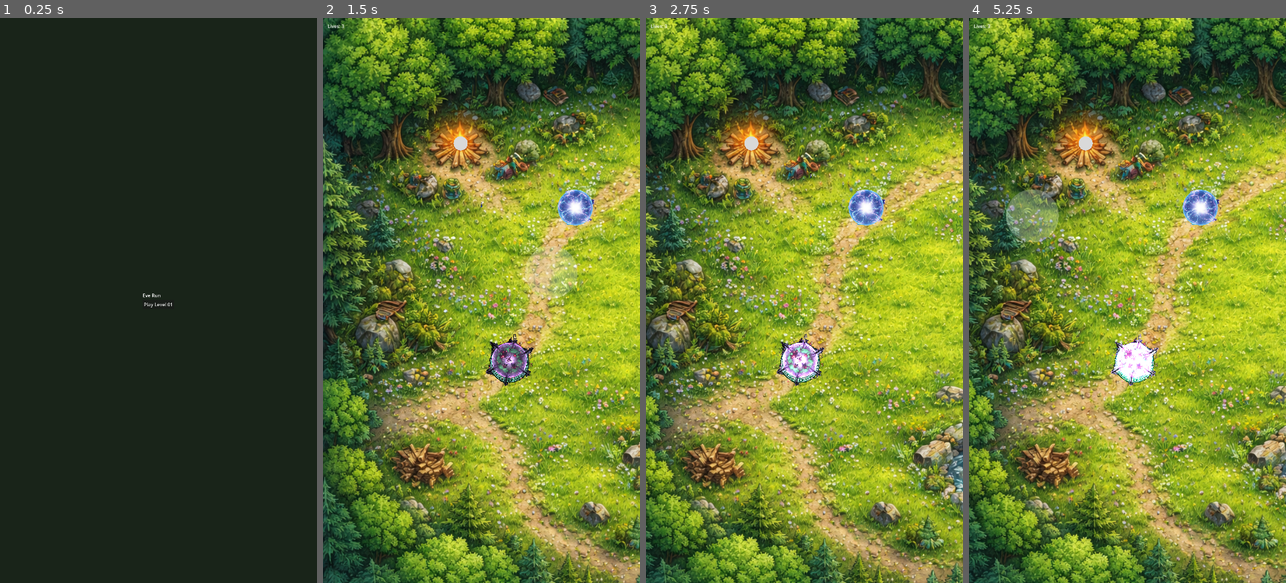
Above: before the commit, frames 1-4 (left to right).
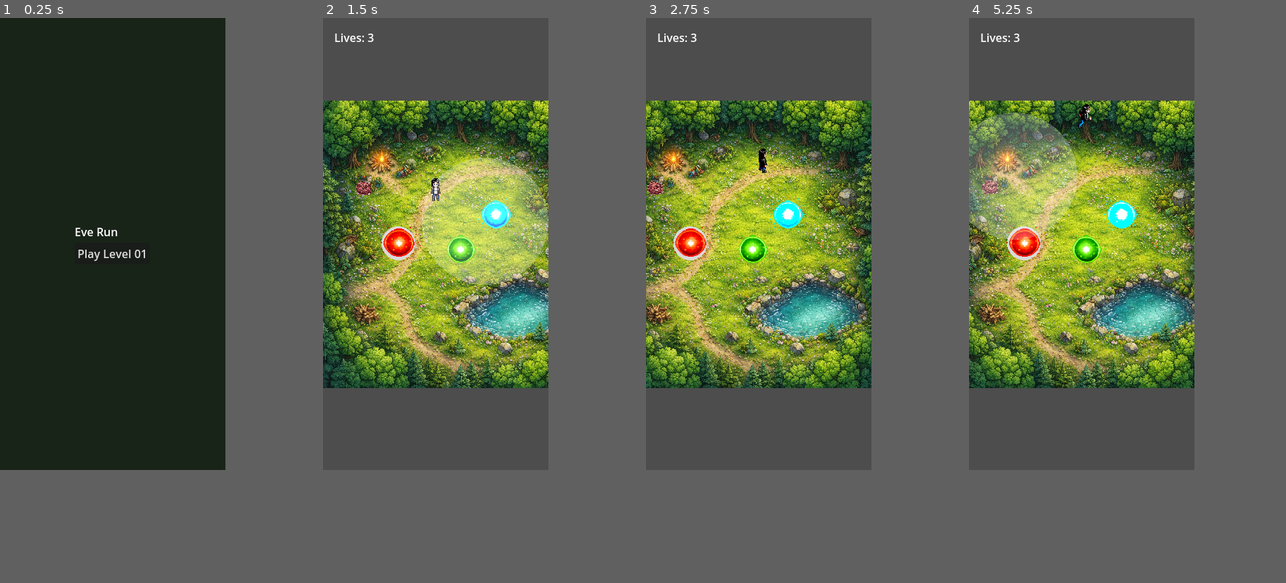
Above: after the commit, the same moments.

Repository: playkore/eve-run
Game: Godot game, scene res://scenes/main_menu.tscn
Two runs of this game, one before a commit and one after it. Both use one fixed random seed, a clock stepped at 60 frames per second and the inputs below.
Inputs (mouse positions are in pixels of both pictures, inside the frame that each line leads up to):
- Up to frame 1 (0.25 s): no input
- Up to frame 2 (1.5 s): click "Play Level 01" at 0.5 s; move the mouse to (551, 272) at 1.27 s; click (551, 272) at 1.42 s
- Up to frame 3 (2.75 s): drag from (741, 328) to (896, 210) at 2.02 s
- Up to frame 4 (5.25 s): move the mouse to (1159, 176) at 2.77 s; click (1159, 176) at 2.92 s; drag from (1111, 413) to (1032, 215) at 3.52 s; move the mouse to (1222, 385) at 4.27 s; click (1222, 385) at 4.42 s; drag from (1032, 215) to (1200, 210) at 5.02 s
The window is 450x800 before the commit and 320x640 after it. Grey fills any space a smaller window leaves; there, only what the larger window draws over its background counts as a difference.

The runs differ from the first frame. In frame 1, 0.3% of the frame differs, in the area x 23-55%, y 37-52%; in frame 2, 89%; in frame 3, 87%; in frame 4, 93%, in the area x 0-100%, y 0-100%.

Commit message:
Refactor assets and scene configurations: replace energy ball with spheres, adjust scene properties, and optimize monster spawn settings

Diff:
--- a/project.godot
+++ b/project.godot
@@ -17,11 +17,15 @@
 
 [display]
 
-window/size/viewport_width=1080
-window/size/viewport_height=1920
+window/size/viewport_width=320
+window/size/viewport_height=640
 window/size/mode=2
-window/stretch/mode="viewport"
+window/stretch/mode="canvas_items"
+window/handheld/orientation=1
 
 [rendering]
 
 renderer/rendering_method="mobile"
+textures/2d/default_texture_filter="nearest"
+2d/snapping/use_pixel_snap=true
+2d/snapping/vertex_snapping=true
--- a/scenes/eve.tscn
+++ b/scenes/eve.tscn
@@ -4,7 +4,7 @@
 [ext_resource type="SpriteFrames" path="res://assets/eve/eve_frames.tres" id="2_5r3fr"]
 
 [sub_resource type="CircleShape2D" id="CircleShape2D_8snfq"]
-radius = 8.062258
+radius = 13.0
 
 [node name="Eve" type="Node2D"]
 script = ExtResource("1_m0q0u")
@@ -15,7 +15,7 @@
 shape = SubResource("CircleShape2D_8snfq")
 
 [node name="AnimatedSprite2D" type="AnimatedSprite2D" parent="CharacterBody2D"]
-scale = Vector2(0.5, 0.5)
+texture_filter = 1
 sprite_frames = ExtResource("2_5r3fr")
 animation = &"idle_south"
 
--- a/scenes/level_template.tscn
+++ b/scenes/level_template.tscn
@@ -1,14 +1,10 @@
-[gd_scene load_steps=10 format=3 uid="uid://43tl3log70nc"]
+[gd_scene load_steps=6 format=3 uid="uid://43tl3log70nc"]
 
-[ext_resource type="Script" path="res://scripts/level_template.gd" id="1_86gdv"]
+[ext_resource type="Script" uid="uid://dl1g0sgxpulsr" path="res://scripts/level_template.gd" id="1_86gdv"]
 [ext_resource type="PackedScene" uid="uid://c4xsptmonp7u" path="res://scenes/eve.tscn" id="1_g7lod"]
 [ext_resource type="PackedScene" path="res://scenes/virtual_joystick.tscn" id="2_74kg5"]
-[ext_resource type="PackedScene" uid="uid://7mkj7yehqvvy" path="res://scenes/monster_spawn.tscn" id="3_04lv6"]
-[ext_resource type="PackedScene" uid="uid://c4glp1vmpt1kj" path="res://scenes/pillar.tscn" id="4_1cbk5"]
-[ext_resource type="PackedScene" uid="uid://rglpruewaxnf" path="res://scenes/speed_boost.tscn" id="4_68yar"]
 [ext_resource type="Script" uid="uid://d1vv7rbl3og67" path="res://scripts/game_state.gd" id="5_6l1p2"]
 [ext_resource type="PackedScene" path="res://scenes/hud.tscn" id="6_0xg8p"]
-[ext_resource type="PackedScene" uid="uid://bvmsv5tkjs30e" path="res://scenes/monster.tscn" id="7_f2ir1"]
 
 [node name="LevelTemplate" type="Node2D"]
 script = ExtResource("1_86gdv")
@@ -19,22 +15,9 @@
 [node name="Eve" parent="." instance=ExtResource("1_g7lod")]
 position = Vector2(364, 367)
 
-[node name="MonsterSpawn" parent="." instance=ExtResource("3_04lv6")]
-position = Vector2(131.43987, 469.1955)
-monster_scene = ExtResource("7_f2ir1")
-
 [node name="UILayer" type="CanvasLayer" parent="."]
 
 [node name="VirtualJoystick" parent="UILayer" instance=ExtResource("2_74kg5")]
 
 [node name="HUD" parent="." instance=ExtResource("6_0xg8p")]
 game_state_path = NodePath("../GameState")
-
-[node name="GameObjects" type="Node" parent="."]
-
-[node name="SpeedBoost" parent="GameObjects" instance=ExtResource("4_68yar")]
-position = Vector2(608, 301)
-boost_distance = 300.0
-
-[node name="Pillar" parent="GameObjects" instance=ExtResource("4_1cbk5")]
-position = Vector2(233, 200)
--- a/scenes/levels/level01.tscn
+++ b/scenes/levels/level01.tscn
@@ -1,32 +1,41 @@
-[gd_scene load_steps=4 format=3 uid="uid://cx8p5y3ibcxom"]
+[gd_scene load_steps=8 format=3 uid="uid://cx8p5y3ibcxom"]
 
 [ext_resource type="PackedScene" uid="uid://43tl3log70nc" path="res://scenes/level_template.tscn" id="1_cqs2m"]
 [ext_resource type="Texture2D" uid="uid://0mk5xlje221c" path="res://assets/levels/level01-medow.png" id="2_6l0m3"]
 [ext_resource type="Script" uid="uid://b661mt3d18sy5" path="res://scripts/level_bounds.gd" id="3_h1brf"]
+[ext_resource type="PackedScene" uid="uid://7mkj7yehqvvy" path="res://scenes/monster_spawn.tscn" id="4_qwlqn"]
+[ext_resource type="PackedScene" uid="uid://bvmsv5tkjs30e" path="res://scenes/monster.tscn" id="5_chssp"]
+[ext_resource type="PackedScene" uid="uid://rglpruewaxnf" path="res://scenes/speed_boost.tscn" id="6_chssp"]
+[ext_resource type="PackedScene" uid="uid://c4glp1vmpt1kj" path="res://scenes/pillar.tscn" id="7_3yqkj"]
 
 [node name="Level01" instance=ExtResource("1_cqs2m")]
 
 [node name="Background" type="Sprite2D" parent="." index="0"]
-position = Vector2(-250, -345)
-scale = Vector2(2, 2)
+texture_filter = 1
+position = Vector2(0.9999981, -9.536743e-07)
+scale = Vector2(0.3623047, 0.39746094)
 texture = ExtResource("2_6l0m3")
 centered = false
 
 [node name="Eve" parent="." index="2"]
-position = Vector2(290, 291)
+position = Vector2(162, 127)
 
-[node name="MonsterSpawn" parent="." index="3"]
-position = Vector2(384, 819)
-
-[node name="LevelBounds" type="StaticBody2D" parent="." index="6"]
+[node name="LevelBounds" type="StaticBody2D" parent="." index="5"]
 script = ExtResource("3_h1brf")
 background_path = NodePath("../Background")
-polygon_path = NodePath("CollisionPolygon2D")
 camera_path = NodePath("../Eve/CharacterBody2D/Camera2D")
 
 [node name="CollisionPolygon2D" type="CollisionPolygon2D" parent="LevelBounds" index="0"]
 position = Vector2(38, 122)
-polygon = PackedVector2Array(-149, 166, 137, -126, 949, -138, 1401, 116, 1620, 593, 1591, 714, 758, 869, 703, 1161, 1084, 1342, 753, 1420, 386, 1248, 208, 1109, -39, 928, -78, 756, 191, 633, 47, 350, -128, 177, -242, 333, -220, 1545, 1712, 1548, 1720, -434, -259, -437, -256, 330)
 
-[node name="Pillar" parent="GameObjects" index="1"]
-position = Vector2(219, 81)
+[node name="MonsterSpawn" parent="." index="6" instance=ExtResource("4_qwlqn")]
+position = Vector2(248, 161)
+
+[node name="Monster" parent="." index="7" instance=ExtResource("5_chssp")]
+position = Vector2(60, 124)
+
+[node name="Pillar" parent="." index="8" instance=ExtResource("7_3yqkj")]
+position = Vector2(109, 202)
+
+[node name="SpeedBoost" parent="." index="9" instance=ExtResource("6_chssp")]
+position = Vector2(197, 211)
--- a/scenes/monster.tscn
+++ b/scenes/monster.tscn
@@ -83,7 +83,7 @@
 }]
 
 [sub_resource type="CircleShape2D" id="CircleShape2D_3k7ef"]
-radius = 101.17806
+radius = 11.0
 
 [sub_resource type="ParticleProcessMaterial" id="ParticleProcessMaterial_w2yfe"]
 emission_shape = 2
@@ -101,6 +101,7 @@
 script = ExtResource("2_mn3r7")
 
 [node name="AnimatedSprite2D" type="AnimatedSprite2D" parent="."]
+scale = Vector2(0.1, 0.1)
 sprite_frames = SubResource("SpriteFrames_ei7v0")
 frame_progress = 0.4593945
 
--- a/scenes/monster_spawn.tscn
+++ b/scenes/monster_spawn.tscn
@@ -1,11 +1,12 @@
 [gd_scene load_steps=3 format=3 uid="uid://7mkj7yehqvvy"]
 
-[ext_resource type="Texture2D" uid="uid://cyugmi0r6sny8" path="res://assets/monster-spawn.png" id="1_bxwoe"]
-[ext_resource type="Script" path="res://scripts/monster_spawn.gd" id="2_2w85l"]
+[ext_resource type="Script" uid="uid://d06yp1l3e4vus" path="res://scripts/monster_spawn.gd" id="2_2w85l"]
+[ext_resource type="Texture2D" uid="uid://dfvi21efew3l8" path="res://assets/spheres.png" id="2_eflij"]
 
 [node name="MonsterSpawn" type="Node2D"]
 script = ExtResource("2_2w85l")
 
 [node name="Sprite2D" type="Sprite2D" parent="."]
-scale = Vector2(0.2, 0.2)
-texture = ExtResource("1_bxwoe")
+texture_filter = 1
+texture = ExtResource("2_eflij")
+hframes = 4
--- a/scenes/pillar.tscn
+++ b/scenes/pillar.tscn
@@ -1,12 +1,18 @@
-[gd_scene load_steps=3 format=3 uid="uid://c4glp1vmpt1kj"]
+[gd_scene load_steps=4 format=3 uid="uid://c4glp1vmpt1kj"]
 
-[ext_resource type="Script" path="res://scripts/pillar.gd" id="1_d2fcs"]
+[ext_resource type="Script" uid="uid://cvb84gtsh1did" path="res://scripts/pillar.gd" id="1_d2fcs"]
+[ext_resource type="Texture2D" uid="uid://dfvi21efew3l8" path="res://assets/spheres.png" id="2_01pxi"]
 
-[sub_resource type="CircleShape2D" id="CircleShape2D_yf8wg"]
-radius = 24.0
+[sub_resource type="CircleShape2D" id="CircleShape2D_01pxi"]
+radius = 21.095022
 
 [node name="Pillar" type="StaticBody2D"]
 script = ExtResource("1_d2fcs")
 
+[node name="Sprite2D" type="Sprite2D" parent="."]
+texture = ExtResource("2_01pxi")
+hframes = 4
+frame = 1
+
 [node name="CollisionShape2D" type="CollisionShape2D" parent="."]
-shape = SubResource("CircleShape2D_yf8wg")
+shape = SubResource("CircleShape2D_01pxi")
--- a/scenes/speed_boost.tscn
+++ b/scenes/speed_boost.tscn
@@ -1,10 +1,10 @@
 [gd_scene load_steps=4 format=3 uid="uid://rglpruewaxnf"]
 
-[ext_resource type="Texture2D" uid="uid://cg1et1lumsacw" path="res://assets/energy-ball.png" id="1_7wd3c"]
 [ext_resource type="Script" uid="uid://bfpsh3hbxk2o0" path="res://scripts/speed_boost.gd" id="2_6v3c6"]
+[ext_resource type="Texture2D" uid="uid://dfvi21efew3l8" path="res://assets/spheres.png" id="2_rmo5g"]
 
 [sub_resource type="CircleShape2D" id="CircleShape2D_dtnpr"]
-radius = 24.0
+radius = 25.0
 
 [node name="SpeedBoost" type="Area2D"]
 script = ExtResource("2_6v3c6")
@@ -13,5 +13,7 @@
 shape = SubResource("CircleShape2D_dtnpr")
 
 [node name="Sprite2D" type="Sprite2D" parent="."]
-scale = Vector2(0.2, 0.2)
-texture = ExtResource("1_7wd3c")
+texture_filter = 1
+texture = ExtResource("2_rmo5g")
+hframes = 4
+frame = 2
--- a/scripts/eve.gd
+++ b/scripts/eve.gd
@@ -1,6 +1,6 @@
 extends Node2D
 
-@export var move_speed := 500.0
+@export var move_speed := 200.0
 @export var acceleration := 2200.0
 @export var deceleration := 2600.0
 
@@ -74,6 +74,7 @@
 		sprite.play(anim)
 
 func _direction_from_vector(vec: Vector2) -> String:
-	var angle = fposmod(vec.angle(), TAU)
+	# Godot's Y axis points down; flip Y so "north" maps correctly.
+	var angle = fposmod(Vector2(vec.x, -vec.y).angle(), TAU)
 	var index = int(round(angle / (TAU / 8.0))) % 8
 	return DIRECTION_NAMES[index]
--- a/scripts/speed_boost.gd
+++ b/scripts/speed_boost.gd
@@ -1,7 +1,7 @@
 extends Area2D
 
 @export var boost_distance := 100.0
-@export var boost_speed := 1000.0
+@export var boost_speed := 500.0
 
 func _ready() -> void:
 	body_entered.connect(_on_body_entered)
Binary file removed: assets/energy-ball.png
Binary file added: assets/spheres.png
Not shown, changed: assets/spheres.png.import
